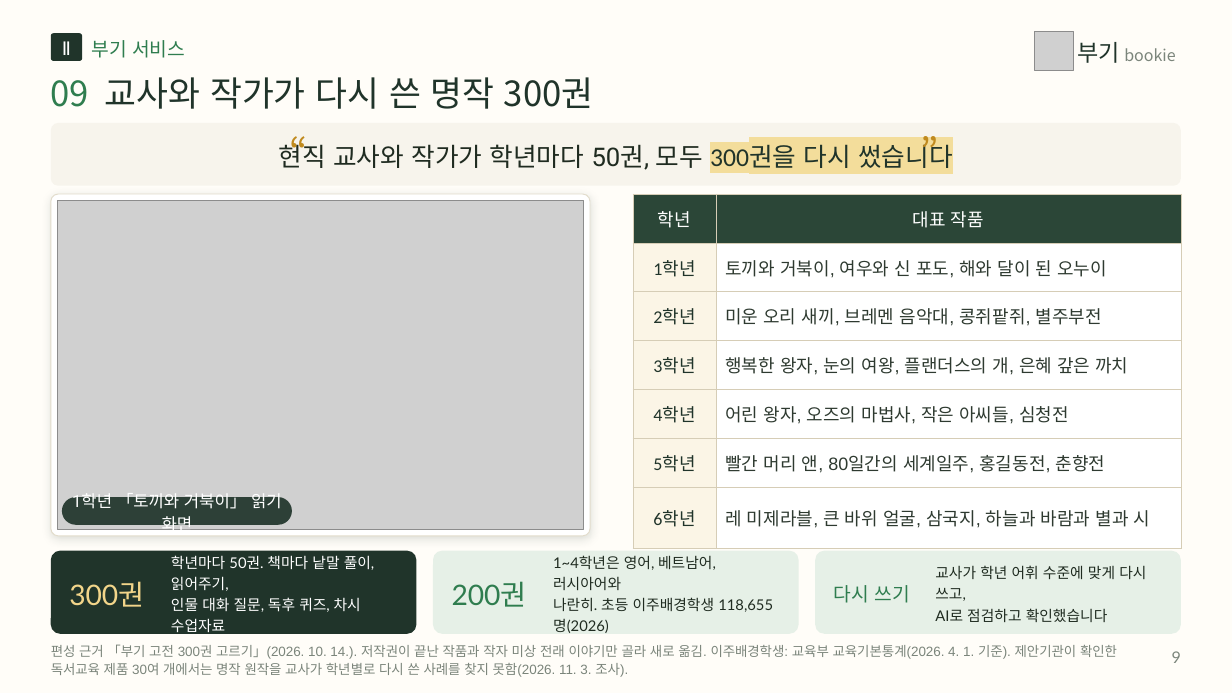
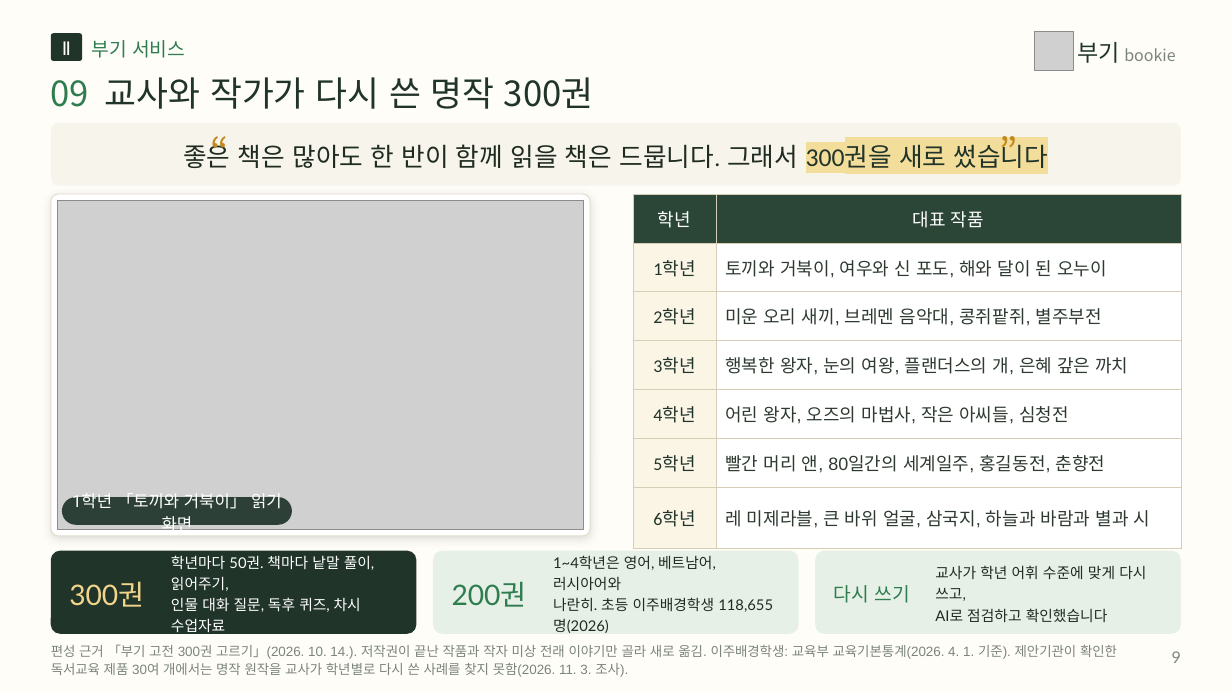
Before and after one commit to legoschool/bookie-test, a slide deck: slide 9 of promo/dl/proposal/bookie-proposal-short-20p.pptx. Drawn at 1232x693 pixels with LibreOffice and Linux fonts; fonts in the diff are those of the drawing; grey boxes stand for pictures. Boxes give left, top, right and bottom in pixels: in the first picture for what was removed or moved away, otherwise in the second. Text is boxed around its words. In the diff, an @@ line names an element or a change of style, - is before the commit and + after.

```diff
--- a/promo/dl/proposal/bookie-proposal-short-20p.pptx
+++ b/promo/dl/proposal/bookie-proposal-short-20p.pptx
@@ text "“": place and size @@
-text "“" at (262,121,308,177)
+text "“" at (183,121,229,177)
@@ text at (183,140,1049,173): text changed @@
-현직 교사와 작가가 학년마다 50권, 모두 300권을 다시 썼습니다
+좋은 책은 많아도 한 반이 함께 읽을 책은 드뭅니다. 그래서 300권을 새로 썼습니다
@@ text "”": place and size @@
-text "”" at (921,121,967,177)
+text "”" at (999,121,1045,177)
```
Also in this commit, not shown: 17 other slides changed, 44 other files.
